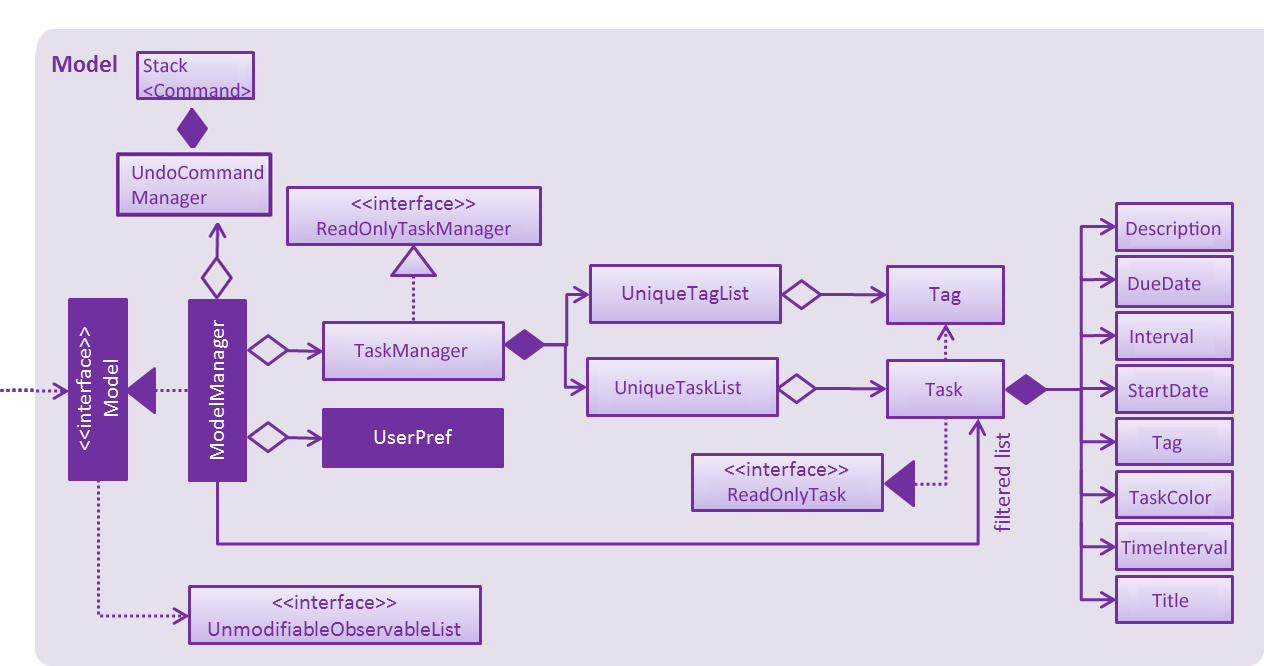
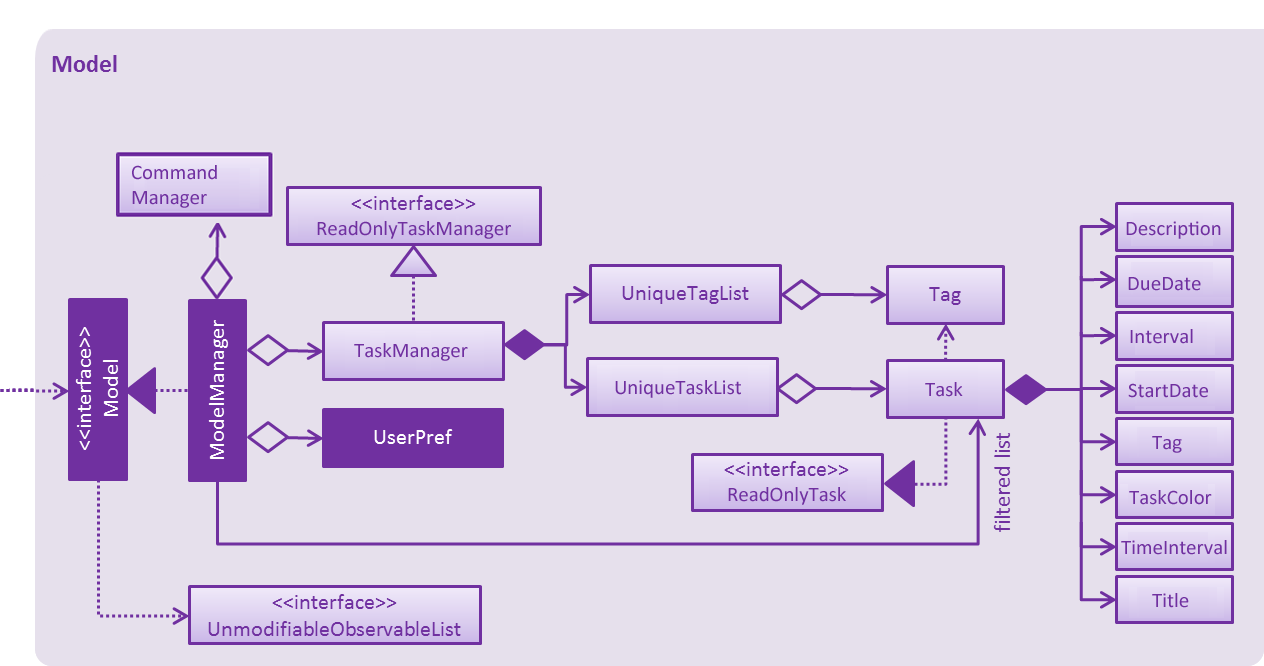
Revision of a layered 1264 x 666 image; what changed, layer by layer:
renamed "UndoCommand Manager" to "Command Manager", painted on it over 132, 165, 263, 180
hid "Stack <Command>" over 143, 58, 251, 98
hid "Layer 27" over 136, 51, 255, 100
hid "Layer 28" over 175, 108, 209, 148
